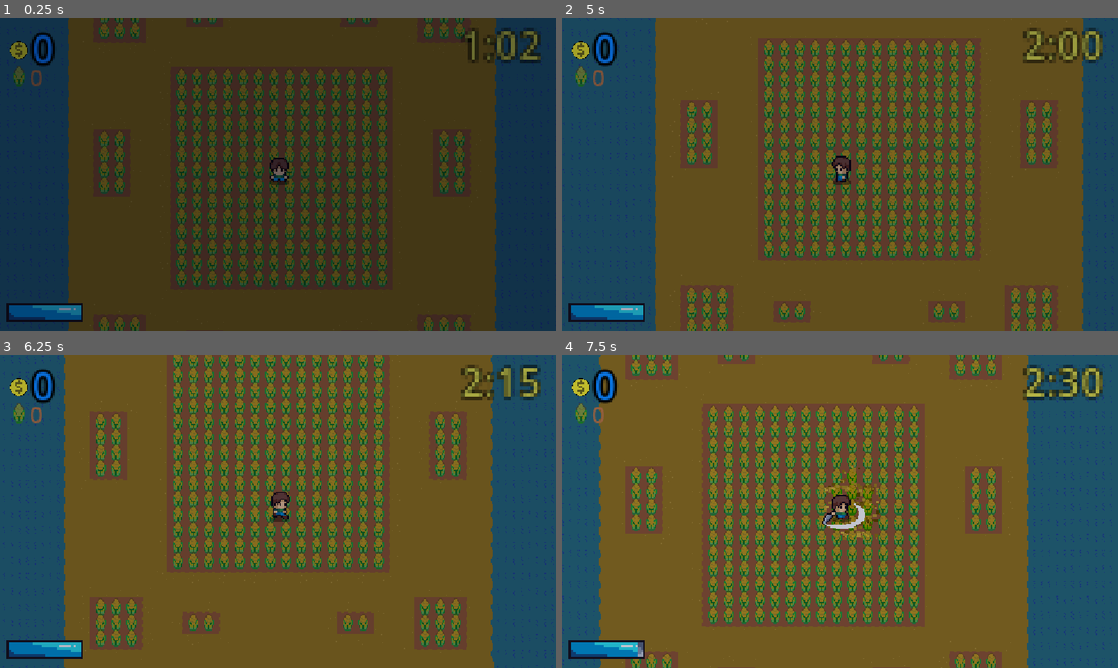
Above: before the commit, frames 1-4 (two rows, left to right).
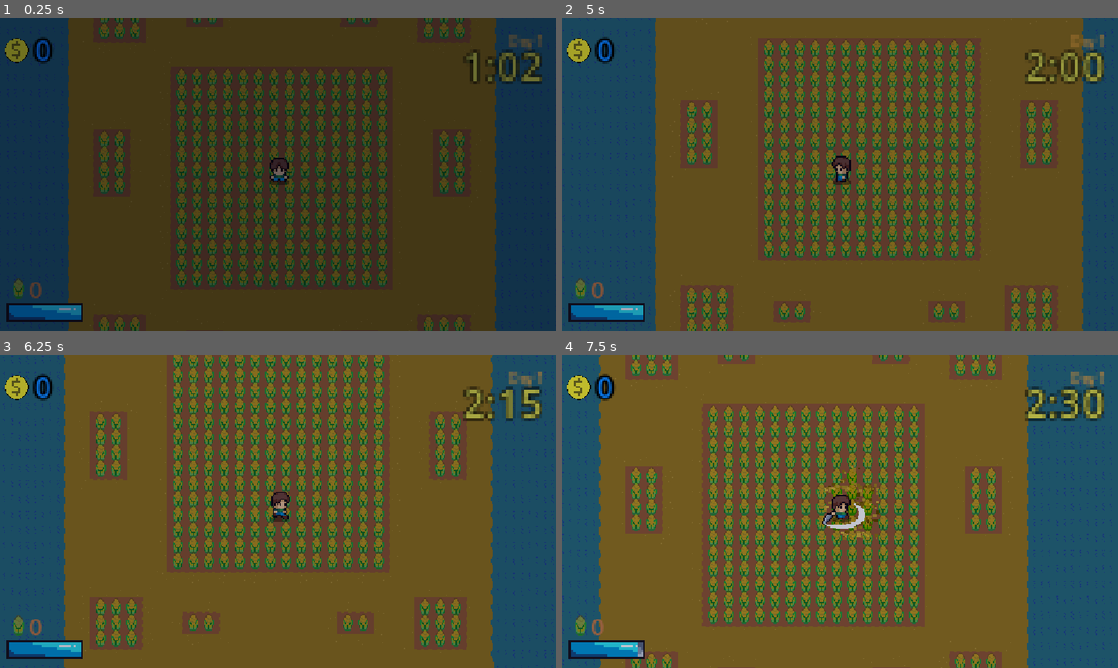
Above: after the commit, the same moments.

Repository: FaizeenHoque/thelastplot
Game: Godot game, scene res://Scenes/Default.tscn
The game is run twice, just before and just after one commit, with the same random seed, the same clock (stepped at 60 frames per second) and the same inputs.
Inputs (mouse positions are in pixels of both pictures, inside the frame that each line leads up to):
- Up to frame 1 (0.25 s): no input
- Up to frame 2 (5 s): tap Enter at 0.5 s; move the mouse to (962, 158) at 0.52 s; hold D (MoveRight) 0.53-1.28 s; tap Space (Slash) at 0.6, 2.85 s; click (962, 158) at 0.67 s; move the mouse to (728, 190) at 1.27 s; hold S (MoveDown) 1.28-2.03 s; tap Alt at 1.35, 3.6 s; move the mouse to (895, 105) at 2.02 s; hold D (MoveRight) 2.03-2.78 s; tap Shift at 2.1, 4.35 s; move the mouse to (812, 237) at 2.77 s; hold W (MoveUp) 2.78-3.53 s; click (812, 237) at 2.92 s; move the mouse to (1006, 221) at 3.52 s; hold A (MoveLeft) from 3.53 s (still down); move the mouse to (673, 127) at 4.27 s
- Up to frame 3 (6.25 s): move the mouse to (305, 511) at 5.02 s; release A (MoveLeft) at 5.03 s; hold S (MoveDown) 5.03-5.78 s; tap Space (Slash) at 5.1 s; click (305, 511) at 5.17 s; move the mouse to (194, 433) at 5.77 s; hold D (MoveRight) from 5.78 s (still down); tap Alt at 5.85 s
- Up to frame 4 (7.5 s): move the mouse to (962, 495) at 6.52 s; release D (MoveRight) at 6.53 s; hold W (MoveUp) 6.53-7.28 s; tap Shift at 6.6 s; move the mouse to (728, 527) at 7.27 s; hold D (MoveRight) from 7.28 s (still down); tap Space (Slash) at 7.35 s; click (728, 527) at 7.42 s

The runs differ from the first frame. In frame 1, 2.4% of the frame differs, in the area x 0-98%, y 3-90%; in frame 2, 2.6%; in frame 3, 2.4%; in frame 4, 2.7%.

Commit message:
added a win/lose system

Diff:
--- a/Scenes/coin.tscn
+++ b/Scenes/coin.tscn
@@ -5,22 +5,17 @@
 [node name="Node2D" type="Node2D" unique_id=645125020]
 
 [node name="Label" type="Label" parent="." unique_id=176966554]
-anchors_preset = 15
-anchor_right = 1.0
-anchor_bottom = 1.0
-offset_left = -9.0
-offset_top = -22.5
-offset_right = 144.0
-offset_bottom = 22.5
-grow_horizontal = 2
-grow_vertical = 2
+offset_left = -7.0
+offset_top = -15.0
+offset_right = 11.0
+offset_bottom = 30.0
 theme_override_colors/font_color = Color(0.05100429, 0.58896816, 1.0845727, 1)
 theme_override_constants/outline_size = 10
 theme_override_constants/shadow_outline_size = 2
-theme_override_font_sizes/font_size = 32
+theme_override_font_sizes/font_size = 24
 text = "0"
 
 [node name="Coin" type="Sprite2D" parent="." unique_id=1644893621]
-position = Vector2(-20, 2)
-scale = Vector2(0.28, 0.28)
+position = Vector2(-22.000002, 2)
+scale = Vector2(0.374375, 0.39)
 texture = ExtResource("1_2qo34")
--- a/Scenes/hud.tscn
+++ b/Scenes/hud.tscn
@@ -6,6 +6,7 @@
 [ext_resource type="Script" uid="uid://dyfnitk801qqs" path="res://Scripts/slash_cooldown.gd" id="4_36asn"]
 [ext_resource type="PackedScene" uid="uid://cw01hfeheb127" path="res://Scenes/Timer.tscn" id="5_43w4t"]
 [ext_resource type="PackedScene" uid="uid://dw7r124psngp8" path="res://Scenes/coin.tscn" id="6_7gr8i"]
+[ext_resource type="Script" uid="uid://c853o05rh6w20" path="res://Scripts/calendar.gd" id="6_43w4t"]
 [ext_resource type="PackedScene" uid="uid://o5fw37sedimo" path="res://Scenes/nCrops.tscn" id="8_4f5kr"]
 
 [node name="HUD" type="Node2D" unique_id=418181721]
@@ -26,12 +27,22 @@
 script = ExtResource("4_36asn")
 
 [node name="Timer" parent="." unique_id=1152060217 instance=ExtResource("5_43w4t")]
-position = Vector2(205.4, -113.8)
+position = Vector2(206, -105)
+
+[node name="Calendar" type="Label" parent="." unique_id=1360835509]
+offset_left = 209.0
+offset_top = -117.6
+offset_right = 295.0
+offset_bottom = -72.6
+theme_override_colors/font_color = Color(1, 0.68235296, 0.26666668, 1)
+theme_override_font_sizes/font_size = 5
+text = "Day 1"
+script = ExtResource("6_43w4t")
 
 [node name="Coin" parent="." unique_id=645125020 instance=ExtResource("6_7gr8i")]
 position = Vector2(16.2, -111.799995)
 scale = Vector2(0.5, 0.5)
 
 [node name="nCrops" parent="." unique_id=1063155687 instance=ExtResource("8_4f5kr")]
-position = Vector2(12.6, -99.79999)
+position = Vector2(12.400001, -12.000008)
 scale = Vector2(0.33333334, 0.33333334)
--- /dev/null
+++ b/Scripts/calendar.gd
@@ -0,0 +1,11 @@
+extends Node2D
+
+
+# Called when the node enters the scene tree for the first time.
+func _ready() -> void:
+	pass # Replace with function body.
+
+
+# Called every frame. 'delta' is the elapsed time since the previous frame.
+func _process(delta: float) -> void:
+	$Label.text = GameManager.game_calendar
--- a/Scripts/crop.gd
+++ b/Scripts/crop.gd
@@ -58,6 +58,4 @@
 	if reward:
 		PlayerStats.nCrops += 1
 		PlayerStats.money += 50
-	else:
-		pass
 	queue_free()
--- a/Scripts/player.gd
+++ b/Scripts/player.gd
@@ -119,6 +119,6 @@
 		body.take_damage(SLASH_STRENGTH, position)
 
 func _on_range_area_entered(area: Area2D) -> void:
-	if is_slashing and area.has_method("take_damage") and PlayerStats.canFarm:
+	if is_slashing and area.is_in_group("crops") and PlayerStats.canFarm:
 		crop_hit.play()
 		area.take_damage(SLASH_STRENGTH, position, false)
--- a/game_manager.gd
+++ b/game_manager.gd
@@ -1,6 +1,7 @@
 extends Node
 
 var game_time := "1:00"
+var game_calendar := "Day 1"
 
 var time := DAY_LENGTH * (1.0 / 24.0)
 const DAY_LENGTH := 120.0
@@ -69,23 +70,34 @@
 		var progress = (t - 0.50) / 0.50
 		canvas_modulate.color = sunset.lerp(night, progress)
 		CurrentCycle = "Night"
+		nIterations += 1
 
 	match CurrentCycle:
 		"Morning":
 			enemies_spawned = false
 			PlayerStats.canFarm = true
+			game_calendar = "Dawn" + str(nIterations)
+			if nIterations > 0:
+				var enemies = get_tree().get_nodes_in_group("enemy")
+				for enemy in enemies:
+					enemy.queue_free()
 		"Day":
-			PlayerStats.canFarm = true
+			game_calendar = "Dawn" + str(nIterations)
 		"Sunset":
 			PlayerStats.canFarm = false
+			game_calendar = "Dusk" + str(nIterations)
+			if nIterations == 3:
+				#end da game
+				if PlayerStats.nCrops > 50:
+					pass #win
+				else:
+					pass
 			if not enemies_spawned:
 				spawn_enemies()
 				enemies_spawned = true
 		"Night":
-			PlayerStats.canFarm = false
-			if not enemies_spawned:
-				spawn_enemies()
-				enemies_spawned = true
+			game_calendar = "Dusk" + str(nIterations)
+			spawn_enemies()
 
 	#print("Current Time: ", t, " | Current Cycle: ", CurrentCycle)
 
Not shown, added: Scripts/calendar.gd.uid
